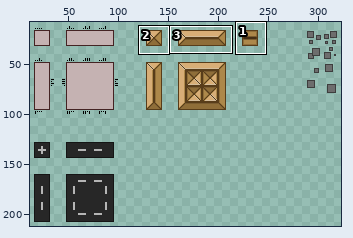
Sprite sheet: data/img/sprites.png. The picture above shows the old version from afar; the outline marks the close-up.
Close-up. Old version:
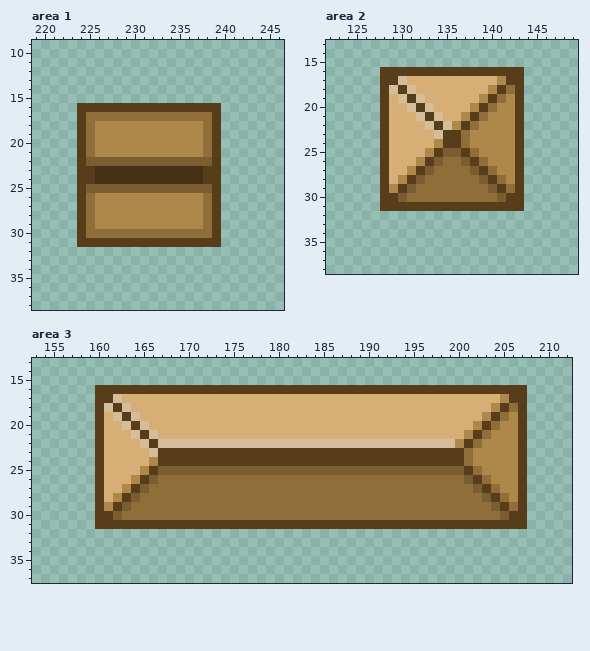
The file is 512x256 pixels. Shown: area 1: x 219..246, y 9..38; area 2: x 122..149, y 13..38; area 3: x 153..212, y 13..37. The wide view leaves out empty margins. The commit also changed other parts of the picture, which this record leaves out.
Now the later version:
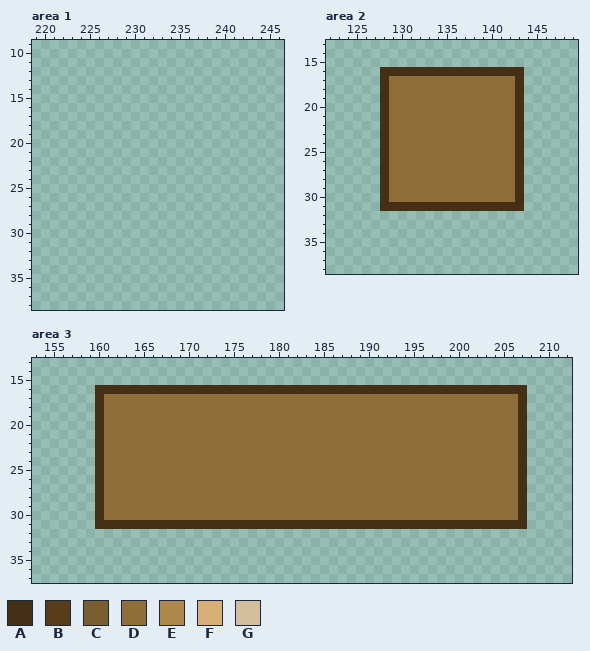
Palette (. is transparent): A #452f15  B #583d1a  C #7a5d31  D #8f6e39  E #ad884a  F #d8ae77  G #d4bd9b
Changes in this commit:
--- area 1
@@ x 219..246 @@
 15 ............................
-16 .....BBBBBBBBBBBBBBBB.......
-17 .....BDDDDDDDDDDDDDDB.......
-18 .....BDEEEEEEEEEEEEDB.......
-19 .....BDEEEEEEEEEEEEDB.......
-20 .....BDEEEEEEEEEEEEDB.......
-21 .....BDEEEEEEEEEEEEDB.......
-22 .....BCCCCCCCCCCCCCCB.......
-23 .....BBAAAAAAAAAAAABB.......
-24 .....BBAAAAAAAAAAAABB.......
-25 .....BCCCCCCCCCCCCCCB.......
-26 .....BDEEEEEEEEEEEEDB.......
-27 .....BDEEEEEEEEEEEEDB.......
-28 .....BDEEEEEEEEEEEEDB.......
-29 .....BDEEEEEEEEEEEEDB.......
-30 .....BDDDDDDDDDDDDDDB.......
-31 .....BBBBBBBBBBBBBBBB.......
+16 ............................
+17 ............................
+18 ............................
+19 ............................
+20 ............................
+21 ............................
+22 ............................
+23 ............................
+24 ............................
+25 ............................
+26 ............................
+27 ............................
+28 ............................
+29 ............................
+30 ............................
+31 ............................
 32 ............................
--- area 2
@@ x 122..149 @@
 15 ............................
-16 ......BBBBBBBBBBBBBBBB......
-17 ......BBGFFFFFFFFFFEBB......
-18 ......BGBGFFFFFFFFEBDB......
-19 ......BFGBGFFFFFFEBDEB......
-20 ......BFFGBGFFFFEBDEEB......
-21 ......BFFFGBGFFEBDEEEB......
-22 ......BFFFFGBGEBDEEEEB......
-23 ......BFFFFFGBBDEEEEEB......
-24 ......BFFFFFEBBDEEEEEB......
-25 ......BFFFFEBCCBDEEEEB......
-26 ......BFFFEBCDDCBDEEEB......
-27 ......BFFEBCDDDDCBDEEB......
-28 ......BFEBCDDDDDDCBDEB......
-29 ......BEBCDDDDDDDDCBDB......
-30 ......BBCDDDDDDDDDDCBB......
-31 ......BBBBBBBBBBBBBBBB......
+16 ......AAAAAAAAAAAAAAAA......
+17 ......ADDDDDDDDDDDDDDA......
+18 ......ADDDDDDDDDDDDDDA......
+19 ......ADDDDDDDDDDDDDDA......
+20 ......ADDDDDDDDDDDDDDA......
+21 ......ADDDDDDDDDDDDDDA......
+22 ......ADDDDDDDDDDDDDDA......
+23 ......ADDDDDDDDDDDDDDA......
+24 ......ADDDDDDDDDDDDDDA......
+25 ......ADDDDDDDDDDDDDDA......
+26 ......ADDDDDDDDDDDDDDA......
+27 ......ADDDDDDDDDDDDDDA......
+28 ......ADDDDDDDDDDDDDDA......
+29 ......ADDDDDDDDDDDDDDA......
+30 ......ADDDDDDDDDDDDDDA......
+31 ......AAAAAAAAAAAAAAAA......
 32 ............................
--- area 3
@@ x 153..212 @@
 15 ............................................................
-16 .......BBBBBBBBBBBBBBBBBBBBBBBBBBBBBBBBBBBBBBBBBBBBBBBB.....
-17 .......BBGFFFFFFFFFFFFFFFFFFFFFFFFFFFFFFFFFFFFFFFFFFEBB.....
-18 .......BGBGFFFFFFFFFFFFFFFFFFFFFFFFFFFFFFFFFFFFFFFFEBDB.....
-19 .......BFGBGFFFFFFFFFFFFFFFFFFFFFFFFFFFFFFFFFFFFFFEBDEB.....
-20 .......BFFGBGFFFFFFFFFFFFFFFFFFFFFFFFFFFFFFFFFFFFEBDEEB.....
-21 .......BFFFGBGFFFFFFFFFFFFFFFFFFFFFFFFFFFFFFFFFFEBDEEEB.....
-22 .......BFFFFGBGGGGGGGGGGGGGGGGGGGGGGGGGGGGGGGGGEBDEEEEB.....
-23 .......BFFFFFGBBBBBBBBBBBBBBBBBBBBBBBBBBBBBBBBBBDEEEEEB.....
-24 .......BFFFFFEBBBBBBBBBBBBBBBBBBBBBBBBBBBBBBBBBBDEEEEEB.....
-25 .......BFFFFEBCCCCCCCCCCCCCCCCCCCCCCCCCCCCCCCCCCBDEEEEB.....
-26 .......BFFFEBCDDDDDDDDDDDDDDDDDDDDDDDDDDDDDDDDDDCBDEEEB.....
-27 .......BFFEBCDDDDDDDDDDDDDDDDDDDDDDDDDDDDDDDDDDDDCBDEEB.....
-28 .......BFEBCDDDDDDDDDDDDDDDDDDDDDDDDDDDDDDDDDDDDDDCBDEB.....
-29 .......BEBCDDDDDDDDDDDDDDDDDDDDDDDDDDDDDDDDDDDDDDDDCBDB.....
-30 .......BBCDDDDDDDDDDDDDDDDDDDDDDDDDDDDDDDDDDDDDDDDDDCBB.....
-31 .......BBBBBBBBBBBBBBBBBBBBBBBBBBBBBBBBBBBBBBBBBBBBBBBB.....
+16 .......AAAAAAAAAAAAAAAAAAAAAAAAAAAAAAAAAAAAAAAAAAAAAAAA.....
+17 .......ADDDDDDDDDDDDDDDDDDDDDDDDDDDDDDDDDDDDDDDDDDDDDDA.....
+18 .......ADDDDDDDDDDDDDDDDDDDDDDDDDDDDDDDDDDDDDDDDDDDDDDA.....
+19 .......ADDDDDDDDDDDDDDDDDDDDDDDDDDDDDDDDDDDDDDDDDDDDDDA.....
+20 .......ADDDDDDDDDDDDDDDDDDDDDDDDDDDDDDDDDDDDDDDDDDDDDDA.....
+21 .......ADDDDDDDDDDDDDDDDDDDDDDDDDDDDDDDDDDDDDDDDDDDDDDA.....
+22 .......ADDDDDDDDDDDDDDDDDDDDDDDDDDDDDDDDDDDDDDDDDDDDDDA.....
+23 .......ADDDDDDDDDDDDDDDDDDDDDDDDDDDDDDDDDDDDDDDDDDDDDDA.....
+24 .......ADDDDDDDDDDDDDDDDDDDDDDDDDDDDDDDDDDDDDDDDDDDDDDA.....
+25 .......ADDDDDDDDDDDDDDDDDDDDDDDDDDDDDDDDDDDDDDDDDDDDDDA.....
+26 .......ADDDDDDDDDDDDDDDDDDDDDDDDDDDDDDDDDDDDDDDDDDDDDDA.....
+27 .......ADDDDDDDDDDDDDDDDDDDDDDDDDDDDDDDDDDDDDDDDDDDDDDA.....
+28 .......ADDDDDDDDDDDDDDDDDDDDDDDDDDDDDDDDDDDDDDDDDDDDDDA.....
+29 .......ADDDDDDDDDDDDDDDDDDDDDDDDDDDDDDDDDDDDDDDDDDDDDDA.....
+30 .......ADDDDDDDDDDDDDDDDDDDDDDDDDDDDDDDDDDDDDDDDDDDDDDA.....
+31 .......AAAAAAAAAAAAAAAAAAAAAAAAAAAAAAAAAAAAAAAAAAAAAAAA.....
 32 ............................................................
